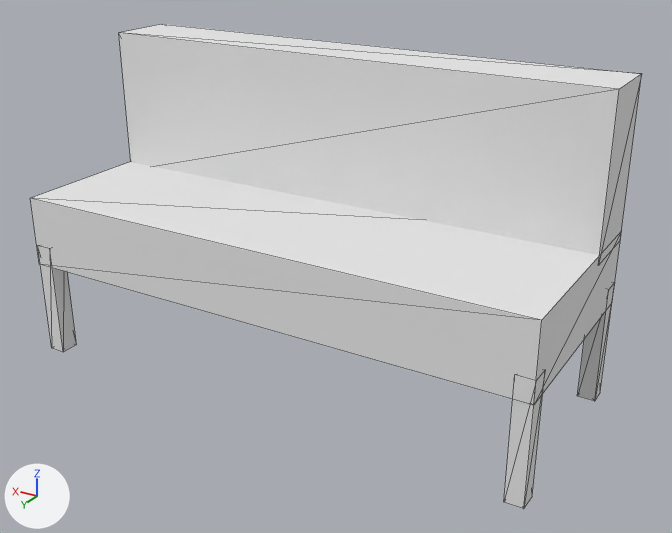
Two versions of the OBJ model Mother Duck 1.2.2/Mother Duck 1.2.2/MotherDuck/Assets/MotherDuckLEVELS/YOUR_WORK_HERE/Prefabs/Bench Prefab.obj, one commit apart.
One viewpoint serves both versions: a 50 mm camera at (-40.12, -28.29, 3.14) aimed at (-38.13, -31.61, 1.48). Lighting does not change. The marker at lower left points along +X, +Y and +Z. Mesh edges are drawn as thin lines. Where no turn or scale is listed for an object, it has been applied to the vertices.

The older version as bpy lines, for what is in view:
```python
mat_default_prototype = principled_material('Default_Prototype')
mat_default_prototype.base_color = (0.8, 0.8, 0.8)  # white #e7e7e7
mat_default_prototype.roughness = 1.0
me_bench_prefab = bpy.data.meshes.new('Bench Prefab')
me_bench_prefab.from_pydata(...)  # a box spanning x -39.25..-39.17, y -32.11..-32.02, z 0.92..1.47; a box spanning x -39.25..-39.17, y -31.21..-31.12, z 0.92..1.47; a box spanning x -39.25..-36.75, y -32.12..-31.12, z 1.37..1.71; a box spanning x -36.84..-36.76, y -31.2..-31.11, z 0.92..1.47; a box spanning x -39.25..-36.75, y -32.12..-31.8, z 1.67..2.38; a box spanning x -36.83..-36.75, y -32.11..-32.02, z 0.92..1.47
me_bench_prefab.materials.append(mat_default_prototype)  # white #e7e7e7
ob_bench_prefab = bpy.data.objects.new('Bench Prefab', me_bench_prefab)
ob_bench_prefab.location = (0.0, 0.0, 0.0)
```
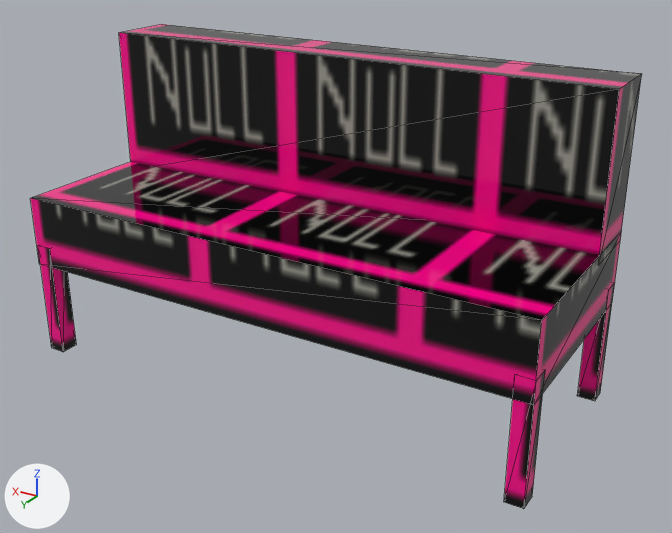
The newer file is also turned or shifted as a whole; pictures and numbers use the older file's frame.

Boxes (x1, y1, x2, y2) around the edits, measured in the pictures (672 x 533 px):
'Bench Prefab', surface changed: (30, 24, 642, 509) in both

Patch to the scene script:
```diff
--- a/Mother Duck 1.2.2/Mother Duck 1.2.2/MotherDuck/Assets/MotherDuckLEVELS/YOUR_WORK_HERE/Prefabs/Bench Prefab.obj.py
+++ b/Mother Duck 1.2.2/Mother Duck 1.2.2/MotherDuck/Assets/MotherDuckLEVELS/YOUR_WORK_HERE/Prefabs/Bench Prefab.obj.py
@@ img_null @@
+img_null = load_image('null', '../../../3rdPartyAssets/ProCore/ProBuilder/Icons/Toolbar/null.png', 36, 22, 'sRGB')
@@ mat_default_prototype @@
 mat_default_prototype = principled_material('Default_Prototype')
-mat_default_prototype.base_color = (0.8, 0.8, 0.8)  # white #e7e7e7
-mat_default_prototype.roughness = 1.0
+mat_default_prototype.texture = img_null
+mat_default_prototype.roughness = 0.0
```
